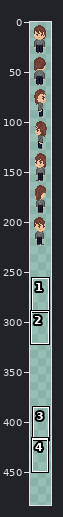
Two versions of one pixel-art file, dev/player.aseprite. The picture above shows the old version from afar; the outline marks the close-up.
Close-up. Before the edit:
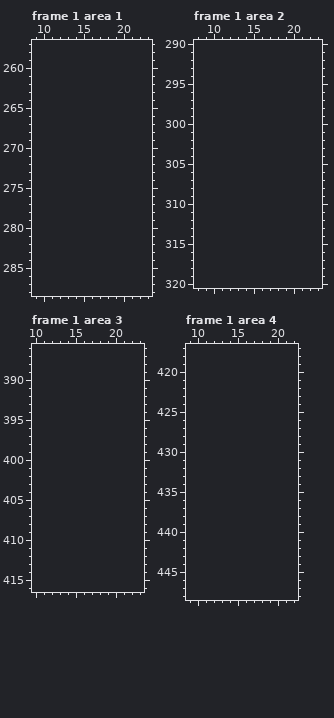
32x256 pixels, 8 frames. Colours within 5 levels of each other are drawn and written as one. Shown: frame 1 area 1: x 9..23, y 257..288; frame 1 area 2: x 8..23, y 290..320; frame 1 area 3: x 10..23, y 386..416; frame 1 area 4: x 9..22, y 417..448. The old version is drawn lined up with the new one, on the new canvas. The wide view leaves out empty margins. The commit also changed other frames or places, which this record leaves out.
After the commit:
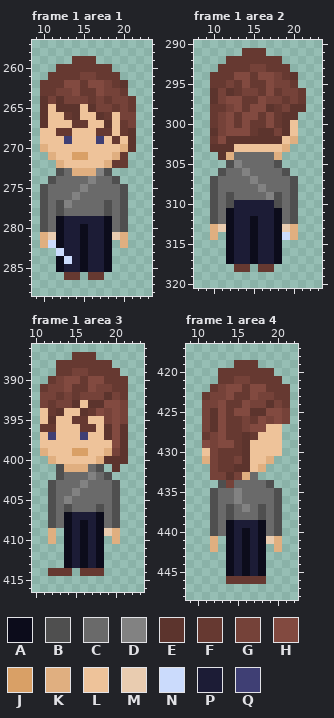
Palette (. is transparent): A #0c0c1b  B #4f4f4f  C #6a6a6a  D #828282  E #5c342d  F #663931  G #754239  H #824a40  J #d9a066  K #e0af80  L #eec39a  M #e9ccb0  N #cbdbfc  P #1c1c36  Q #3f3f74
Changes in this commit:
canvas 32x256 -> 32x512
Changed rows in their new state; - is an unchanged pixel.
Frame 1 area 1:
first column x 10:
259 ----FFF-----
260 --FFFFFFF---
261 -FFFFGGFFF--
262 FFFHHFHHGFE-
263 FFGGHFFHGGF-
264 EGEGGGFGFGGF
265 ELEEELEGGFGF
266 ELLFELLEFLGG
267 ELLLFFLLELFG
268 LLFFLLLFFLFE
269 LLLQLLLQLFLE
270 KLLLLLLLLLKE
271 -KLLJJLLLKF-
272 --KLLLLLKFF-
273 --BCKKKDB---
274 -BCCCCDCCB--
275 BCCCCDCCCCB-
276 BCCCDCCCCCB-
277 BCBDCCCCBCB-
278 BCBCCCCCBCB-
279 BCAPPPPPACB-
280 BCAPPAPPACB-
281 KMAPPAPPAMK-
282 KNAPPAPPA-K-
283 --NPPAPPA---
284 --ANPAPPA---
285 --APPAPPA---
286 ---FF-FF----
Frame 1 area 2:
first column x 10:
291 ----FFF-----
292 --FFFFFFF---
293 -FFFFGGFFF--
294 FFFHHFHHGFE-
295 FFGFHFFHGGF-
296 EGEFGGFHFGGF
297 EGHHFFHGGFGF
298 FFGHFHHEFGEE
299 FGHFHHFHFEE-
300 FGHFHFFHFEL-
301 EGHHHFEEGEL-
302 FHEEEEEEELK-
303 EEELLLLLLK--
304 -EKCCCCCK---
305 --BDCCCCB---
306 -BCCDCCCCB--
307 BCCCCDCCCCB-
308 BCCCCCDCCCB-
309 BCBCCCCDBCB-
310 BCBPPPPPBCB-
311 BCAPPPPPACB-
312 BCAPPAPPACB-
313 KMAPPAPPAMK-
314 K-APPAPPANK-
315 --APPAPPA---
316 --APPAPPA---
317 --APPAPPA---
318 ---FF-FF----
Frame 1 area 3:
first column x 11:
387 ----FFF----
388 --FFFFFFF--
389 --FFGGFFFF-
390 -FGHHFHHFFF
391 FGGHFFHGGFF
392 GGFGFGGGEGF
393 GFGGELEEHHG
394 LFELLEFHGHG
395 LELLFFLLGHG
396 FFLLLFFLEHE
397 LQLLLQLLEHE
398 LLLLLLLLLHE
399 KLLLJJLLKGE
400 -KLLLLLKEEE
401 --BKKKCB-E-
402 --BCCCDCB--
403 -BCCCDCCCB-
404 -BCCDCCCCB-
405 -BCDCCCCCB-
406 -BCBCCCBCB-
407 -BCAPPPACB-
408 -BCAPAPACB-
409 -K-APAPAMK-
410 -K-APAPA-K-
411 ---APAPA---
412 ---APAPA---
413 ---APAPA---
414 -FFF-FFF---
Frame 1 area 4:
first column x 11:
419 ----FFF----
420 --FFFFFFF--
421 --FFGGFFFF-
422 -FGHHFHHFFF
423 FGGHFFHGGFF
424 GGHFFHGGEGF
425 GEHFHHEEHHG
426 GEHFFGFHGHG
427 GEHFFGHHLL-
428 FGHFFEFLLL-
429 HGHHFELLLL-
430 LGFFFELLLL-
431 KGFFGELLK--
432 -GFFEELK---
433 -GGEGKC----
434 --BGCCCCB--
435 -BCCDCCCCB-
436 -BCCDCCCCB-
437 -BCBCDCBCB-
438 -BCBCCCBCB-
439 -BCAPPPACB-
440 -BCAPAPACB-
441 -K-APAPAMK-
442 -K-APAPA-K-
443 ---APAPA---
444 ---APAPA---
445 ---APAPA---
446 ---FFFFF---
Boxes around the changes in both close-ups, in picture pixels (x1, y1, x2, y2):
added: (40, 56, 136, 280)
added: (210, 48, 306, 272)
added: (40, 352, 128, 576)
added: (202, 360, 290, 584)
